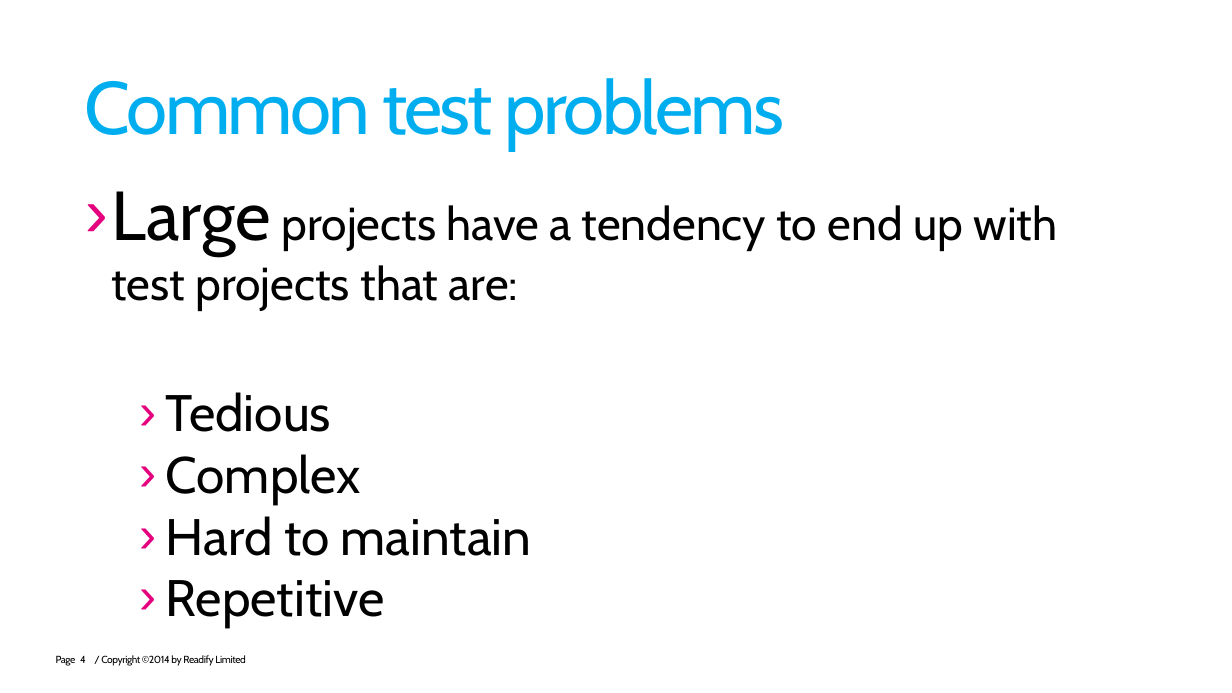
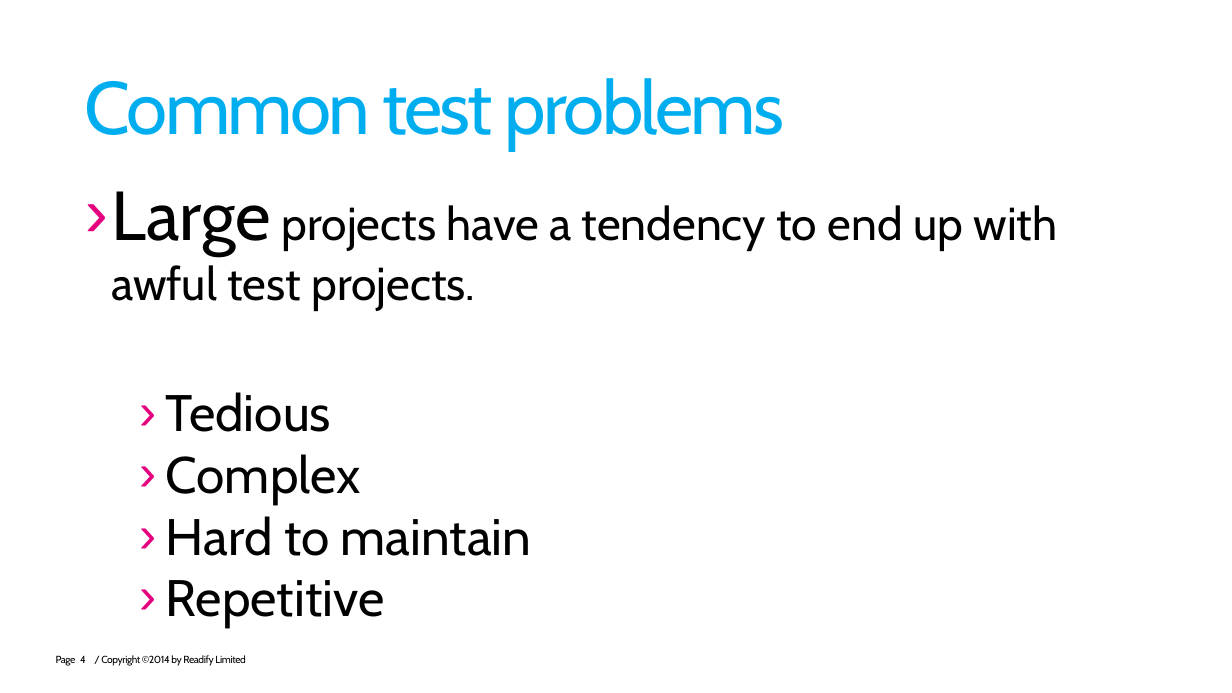
Before and after one commit to robdmoore/TestingPatternsWithDossierPresentation, a slide deck: slide 4 of Presentation.pptx. Drawn at 1232x693 pixels with LibreOffice and Linux fonts; fonts in the diff are those of the drawing; background and template pictures are left out. Boxes give left, top, right and bottom in pixels: in the first picture for what was removed or moved away, otherwise in the second. Text is boxed around its words. In the diff, an @@ line names an element or a change of style, - is before the commit and + after.

Commit message:
Slide tweaks

```diff
--- a/Presentation.pptx
+++ b/Presentation.pptx
@@ text at [112, 191, 1058, 311]: text changed @@
-› Large projects have a tendency to end up with test projects that are:
+› Large projects have a tendency to end up with awful test projects.
```
